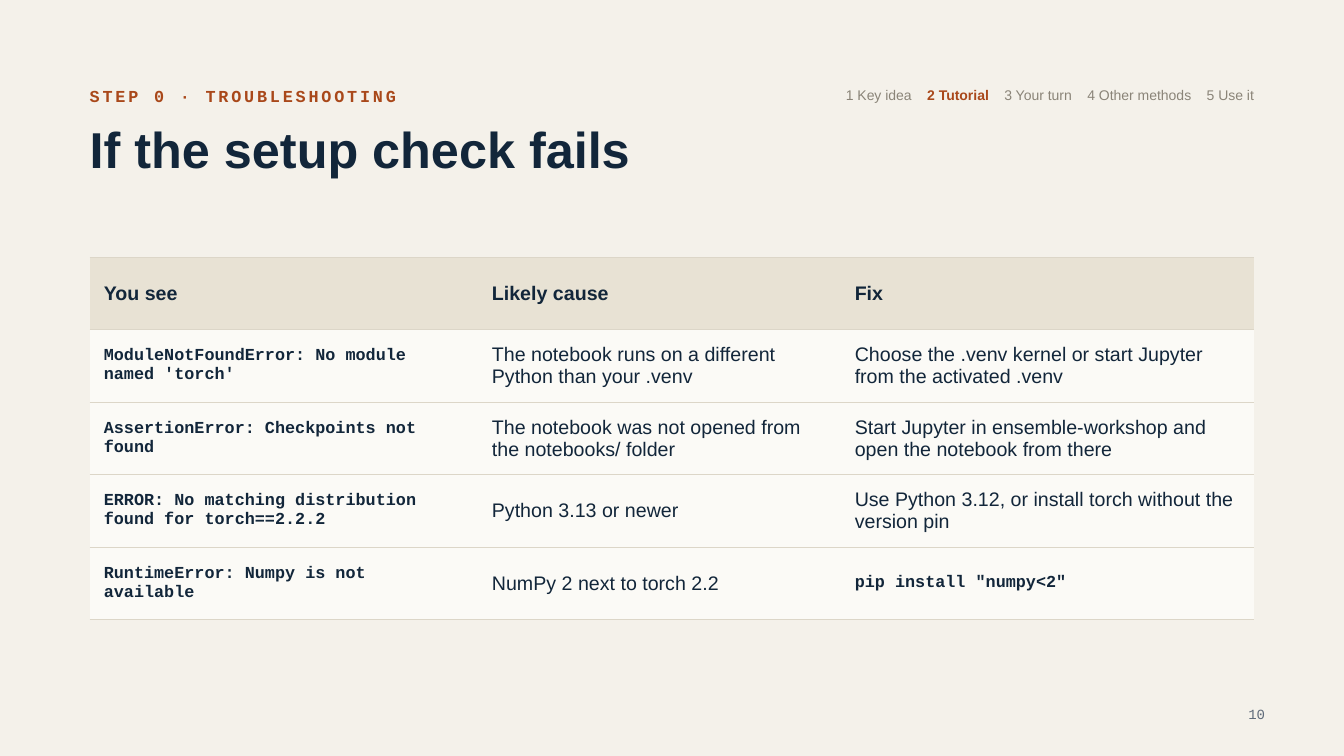
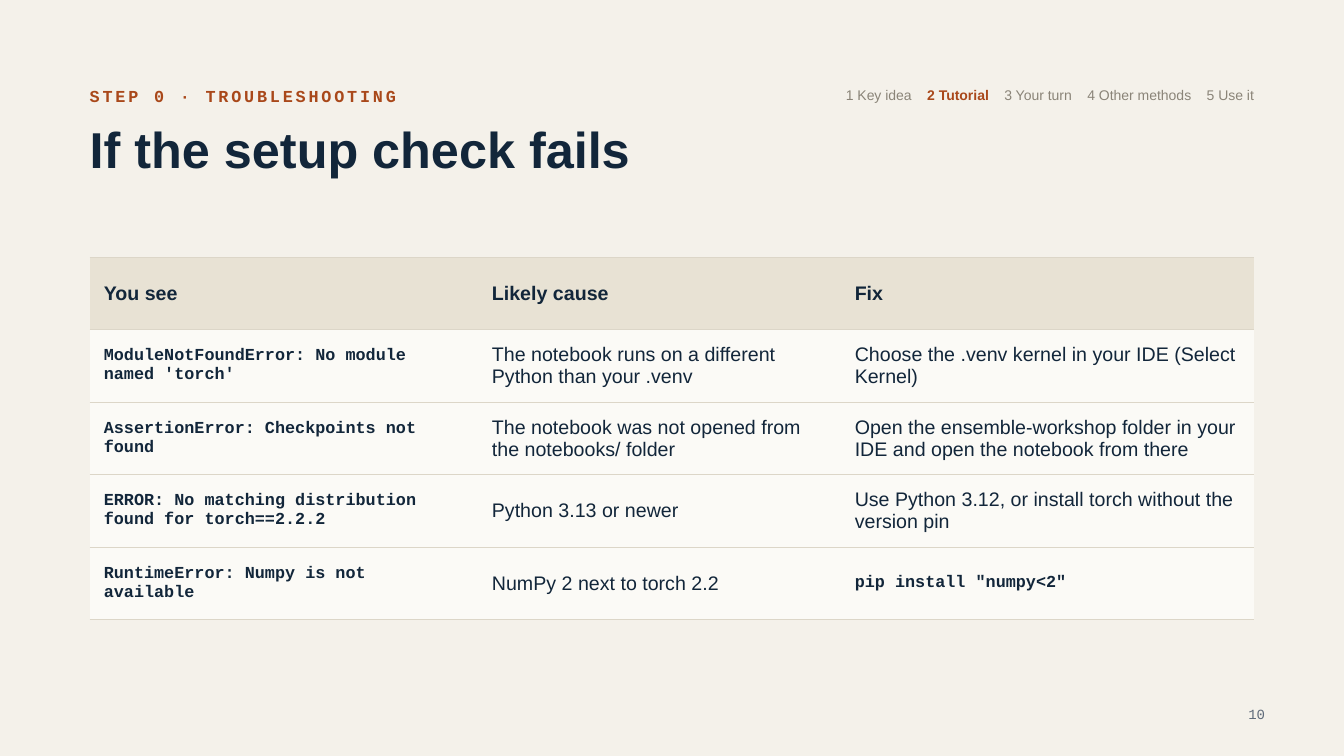
Before and after one commit to damianlapenavidal/ensemble-workshop, a slide deck: slide 10 of slides/ensemble-workshop.pptx. Drawn at 1344x756 pixels with LibreOffice and Linux fonts; fonts in the diff are those of the drawing. Boxes give left, top, right and bottom in pixels: in the first picture for what was removed or moved away, otherwise in the second. Text is boxed around its words. In the diff, an @@ line names an element or a change of style, - is before the commit and + after.

```diff
--- a/slides/ensemble-workshop.pptx
+++ b/slides/ensemble-workshop.pptx
@@ table at box(90, 257, 1254, 620) @@
-row 2, column 3: Choose the .venv kernel or start Jupyter from the activated .venv
+row 2, column 3: Choose the .venv kernel in your IDE (Select Kernel)
-row 3, column 3: Start Jupyter in ensemble-workshop and open the notebook from there
+row 3, column 3: Open the ensemble-workshop folder in your IDE and open the notebook from there
```
Also in this commit, not shown: 4 other slides changed, 2 other files.
